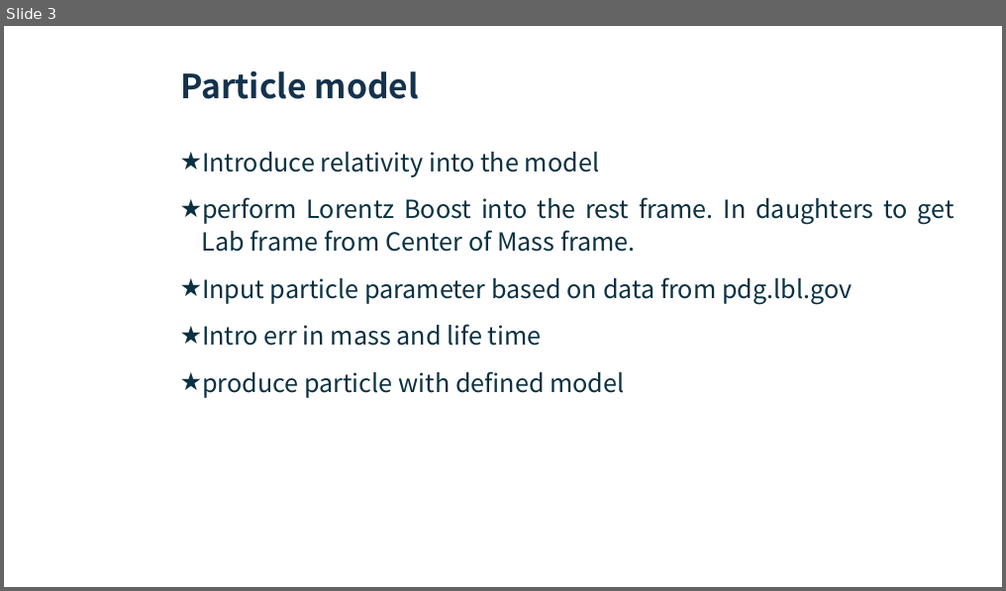
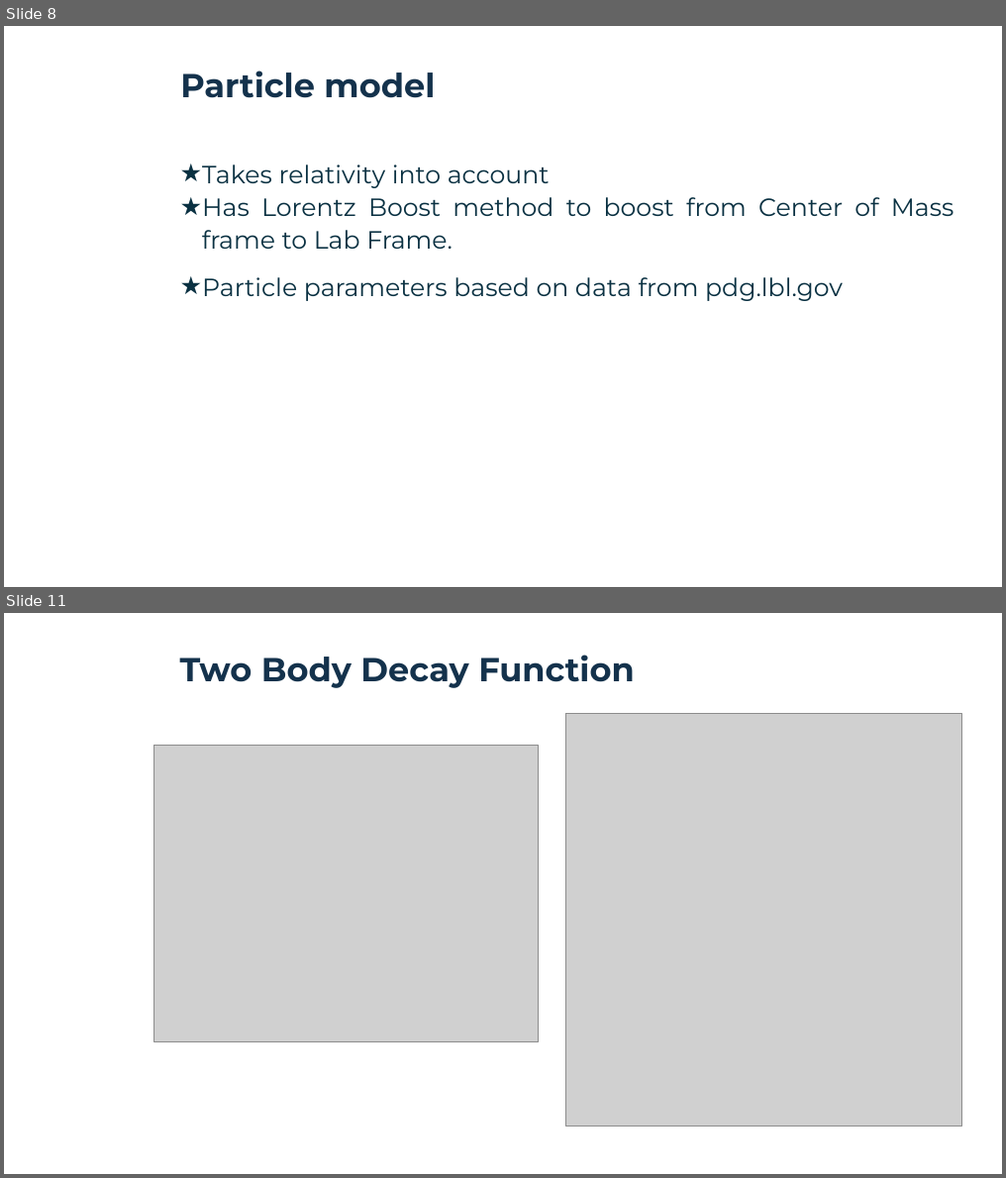
Before and after one commit to pitt1321-2161/Particle_Accelerator_Simulation, a slide deck: Particle Accelerator Simulation.pptx. Shown one above the other, each under a label of ours: slide 3 before the commit, slides 8 and 11 after it; the slides between them are not shown. The pictures are 1006x591 and 1006x1178 pixels, drawn with LibreOffice and Linux fonts; fonts in the diff are those of the drawing; grey boxes stand for pictures; background and template pictures are left out. Boxes give left, top, right and bottom in pixels: in the first picture for what was removed or moved away, otherwise in the second. Text is boxed around its words. In the diff, an @@ line names an element or a change of style, - is before the commit and + after.

```diff
--- a/Particle Accelerator Simulation.pptx
+++ b/Particle Accelerator Simulation.pptx
@@ slide 11 added at bbox=[4, 613, 1002, 1174], background picture (left out); not listed: 2 template elements that a slide beside it also shows @@
@@ title added at bbox=[180, 655, 635, 688], 32 pt, text #14324C, bold @@
+Two Body Decay Function
@@ picture added at bbox=[566, 713, 962, 1127] @@
@@ picture added at bbox=[153, 746, 538, 1042] @@
@@ what was slide 3 is now slide 8 @@
@@ slide 8 changed as well @@
@@ title "Particle model" at bbox=[180, 71, 435, 98]: font Noto Sans CJK SC to Montserrat @@
@@ text at bbox=[202, 165, 954, 301]: text changed; font Noto Sans CJK SC to Montserrat @@
-★ Introduce relativity into the model
-★ perform Lorentz Boost into the rest frame. In daughters to get Lab frame from Center of Mass frame.
-★ Input particle parameter based on data from pdg.lbl.gov
-★ Intro err in mass and life time
-★ produce particle with defined model
+★ Takes relativity into account
+★ Has Lorentz Boost method to boost from Center of Mass frame to Lab Frame.
+★ Particle parameters based on data from pdg.lbl.gov
```
Also in this commit, not shown: 9 other slides changed, 16 other slides added, 7 other files.
